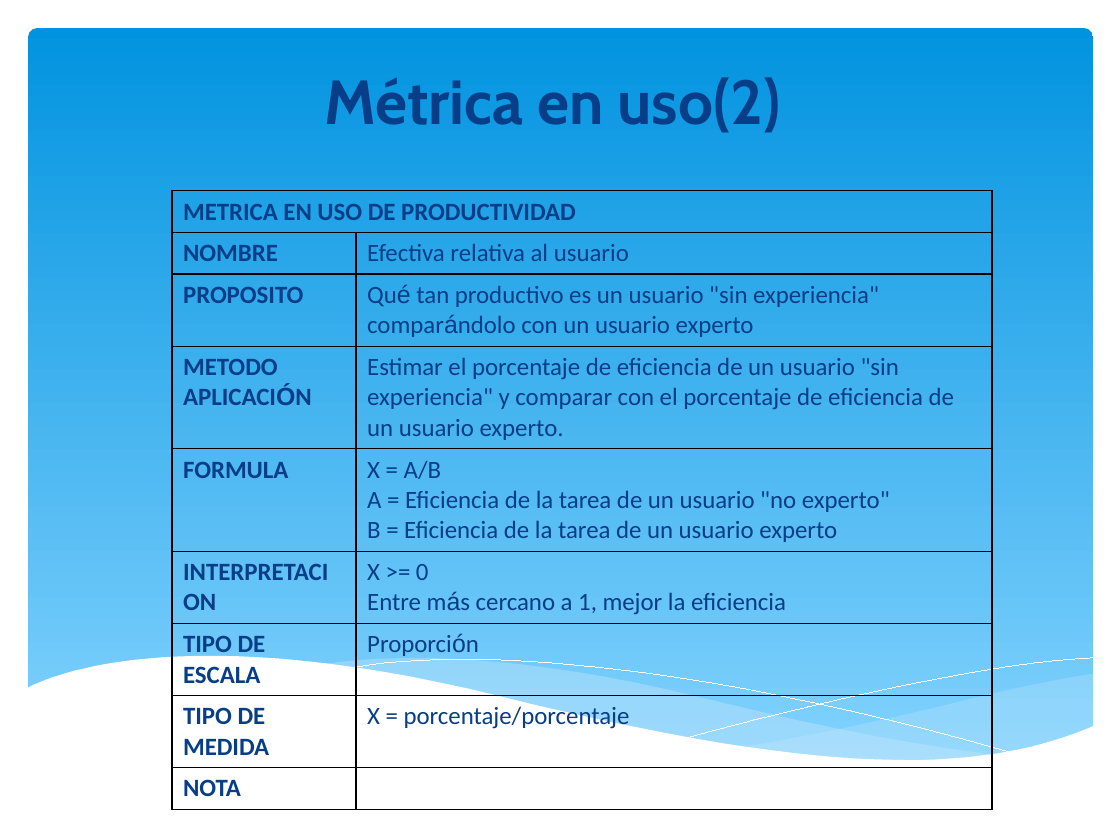
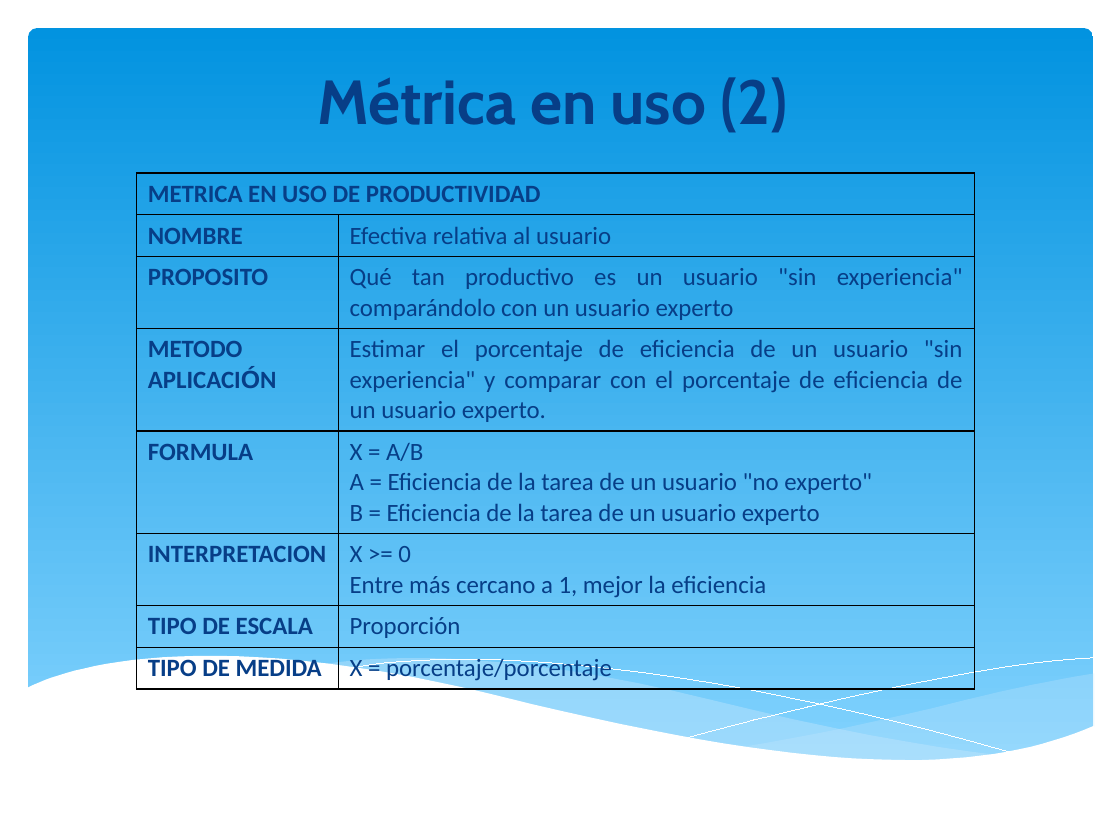
Before and after one commit to orlysemperfi/tp3-contratos-clientes, a slide deck: slide 15 of ITERACION 5/SUB ITERACION 4/PPT TP3 PRES04.pptx. Drawn at 1120x840 pixels with LibreOffice and Linux fonts; fonts in the diff are those of the drawing. Boxes give left, top, right and bottom in pixels: in the first picture for what was removed or moved away, otherwise in the second. Text is boxed around its words. In the diff, an @@ line names an element or a change of style, - is before the commit and + after.

```diff
--- a/ITERACION 5/SUB ITERACION 4/PPT TP3 PRES04.pptx
+++ b/ITERACION 5/SUB ITERACION 4/PPT TP3 PRES04.pptx
@@ title at (317,77,787,133): spaces changed @@
-Métrica en uso(2)
+Métrica en uso (2)
@@ table at (137,174,974,686) @@
-row 9: NOTA | 
@@ table: place and size @@
-table at (171,190,991,800)
+table at (137,174,974,686)
```
Also in this commit, not shown: 11 other slides changed, 1 slide added, 1 slide removed.
